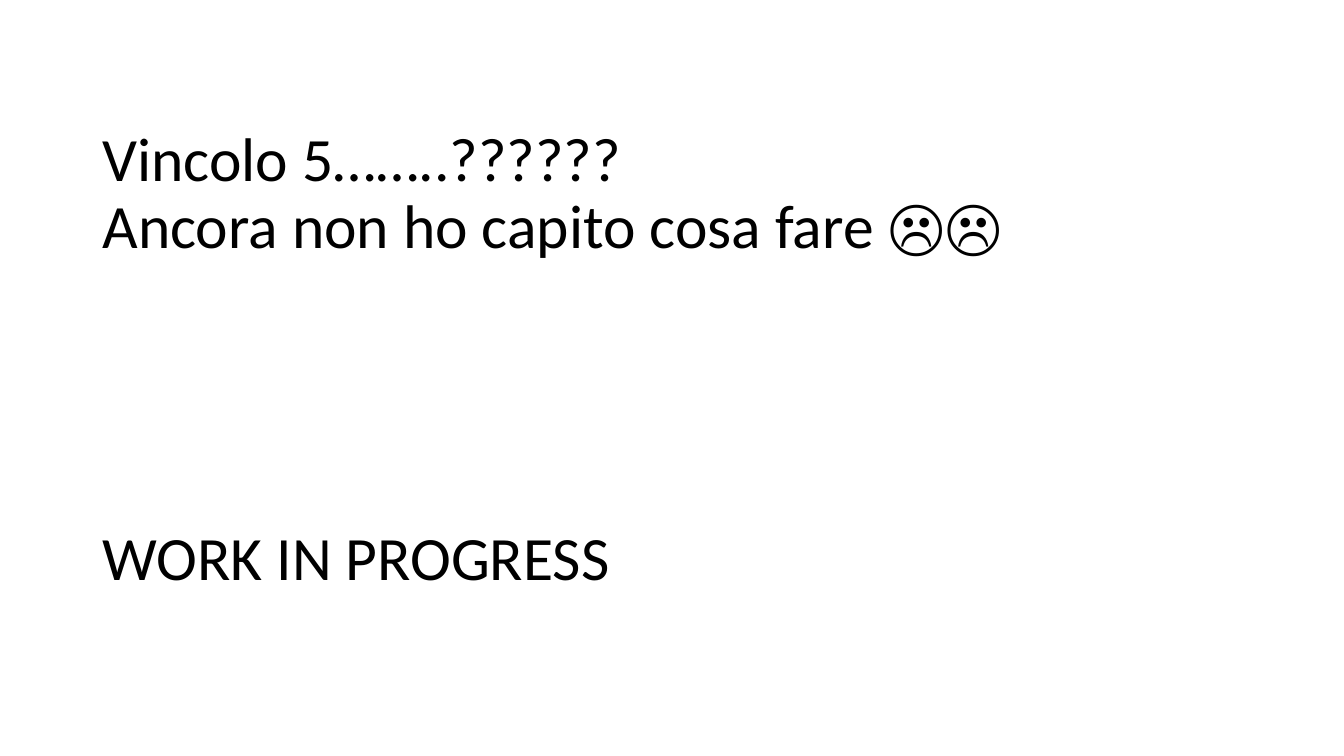
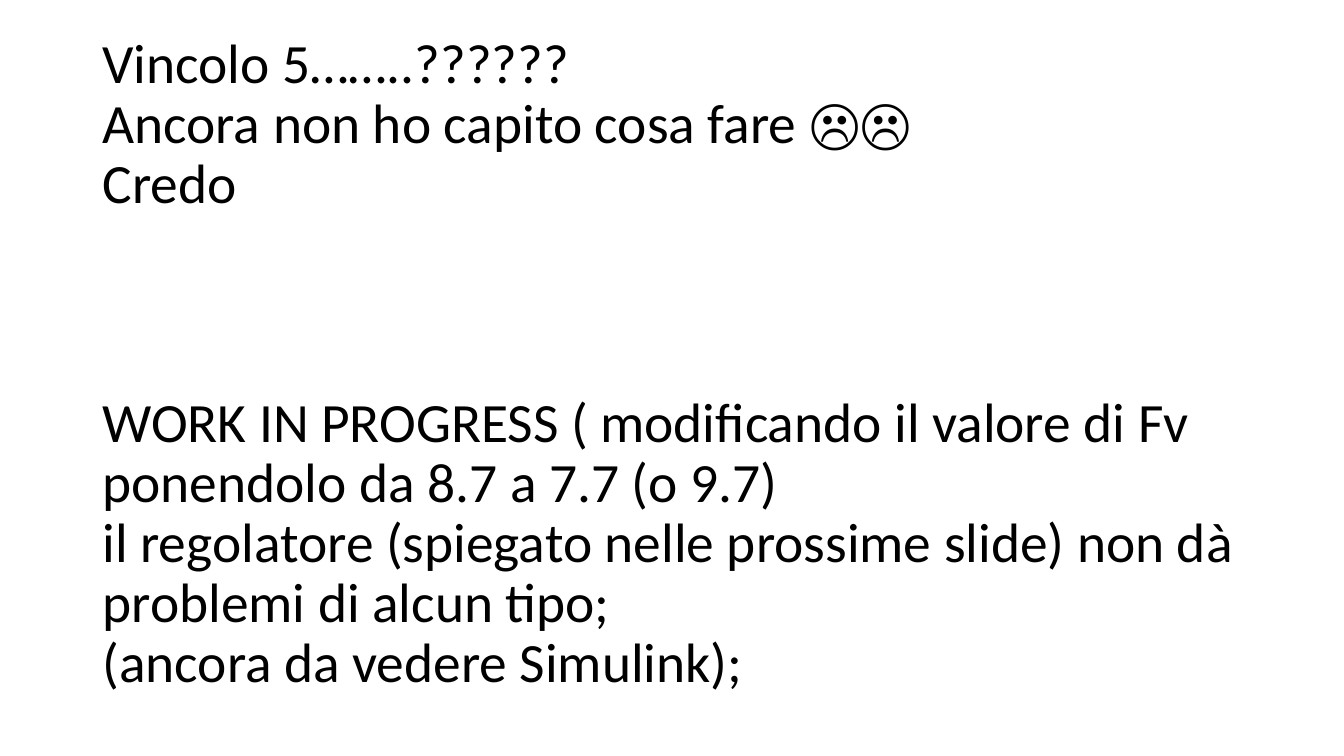
Before and after one commit to FraBug/ControlliAutomatici, a slide deck: slide 11 of ProgettoCA_passaggi.pptx. Drawn at 1344x756 pixels with LibreOffice and Linux fonts; fonts in the diff are those of the drawing. Boxes give left, top, right and bottom in pixels: in the first picture for what was removed or moved away, otherwise in the second. Text is boxed around its words. In the diff, an @@ line names an element or a change of style, - is before the commit and + after.

```diff
--- a/ProgettoCA_passaggi.pptx
+++ b/ProgettoCA_passaggi.pptx
@@ title at [102,44,1233,690]: text changed; size 44 to 39.6 pt @@
-Vincolo 5……..??????
-Ancora non ho capito cosa fare ☹☹
-WORK IN PROGRESS
+Vincolo 5……..??????
+Ancora non ho capito cosa fare ☹☹
+Credo
+WORK IN PROGRESS ( modificando il valore di Fv ponendolo da 8.7 a 7.7 (o 9.7)
+il regolatore (spiegato nelle prossime slide) non dà problemi di alcun tipo;
+(ancora da vedere Simulink);
```
Also in this commit, not shown: 6 slides added, 1 slide removed.
